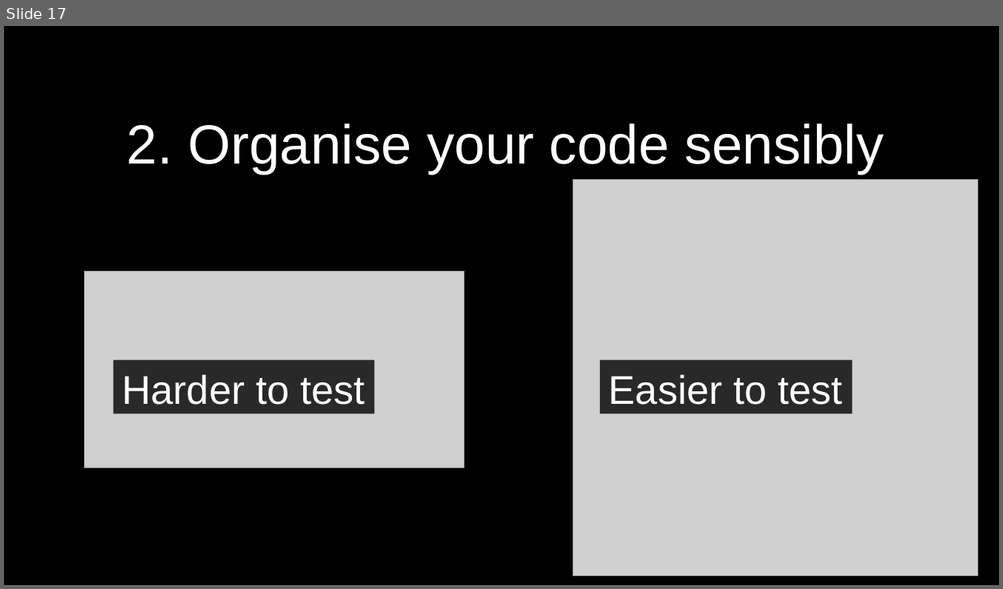
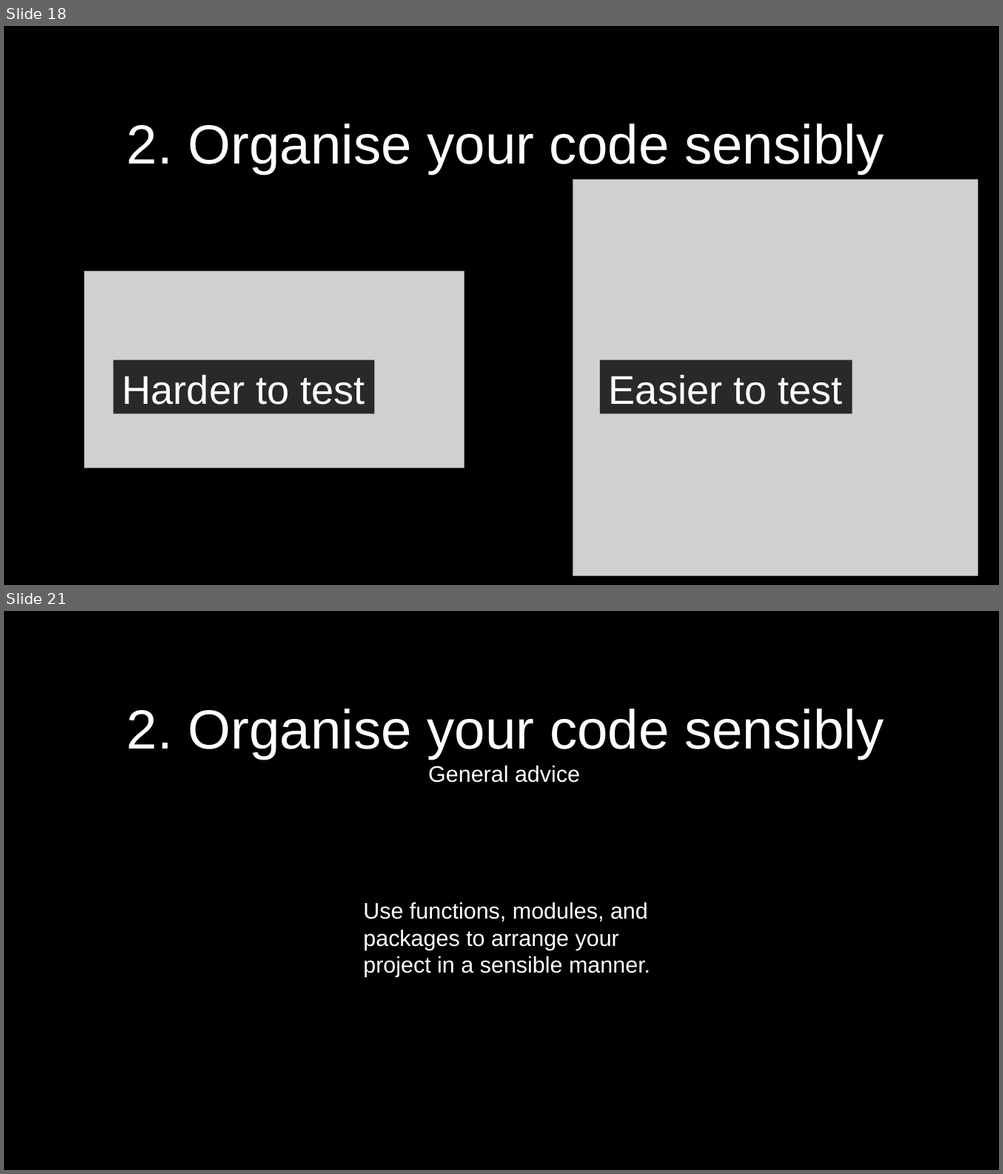
Before and after one commit to pauldmccarthy/fmrib-analysis-group-31-march-2020, a slide deck: presentation/presentation.odp. Shown one above the other, each under a label of ours: slide 17 before the commit, slides 18 and 21 after it; the slides between them are not shown. The pictures are 1003x589 and 1003x1174 pixels, drawn with LibreOffice and Linux fonts; fonts in the diff are those of the drawing; grey boxes stand for pictures. Boxes give left, top, right and bottom in pixels: in the first picture for what was removed or moved away, otherwise in the second. Text is boxed around its words. In the diff, an @@ line names an element or a change of style, - is before the commit and + after.

```diff
--- a/presentation/presentation.odp
+++ b/presentation/presentation.odp
@@ slide 21 added at (4, 611, 999, 1170), background #000000 @@
@@ title added at (127, 709, 883, 759), 44 pt, text #FFFFFF @@
+2. Organise your code sensibly
@@ title added at (428, 766, 580, 783), 18 pt, text #FFFFFF @@
+General advice
@@ text added at (363, 903, 650, 977), 18 pt, text #FFFFFF @@
+Use functions, modules, and packages to arrange your project in a sensible manner.
@@ what was slide 17 is now slide 18 @@
```
Also in this commit, not shown: 5 slides changed, 9 other slides added, 1 other file.
